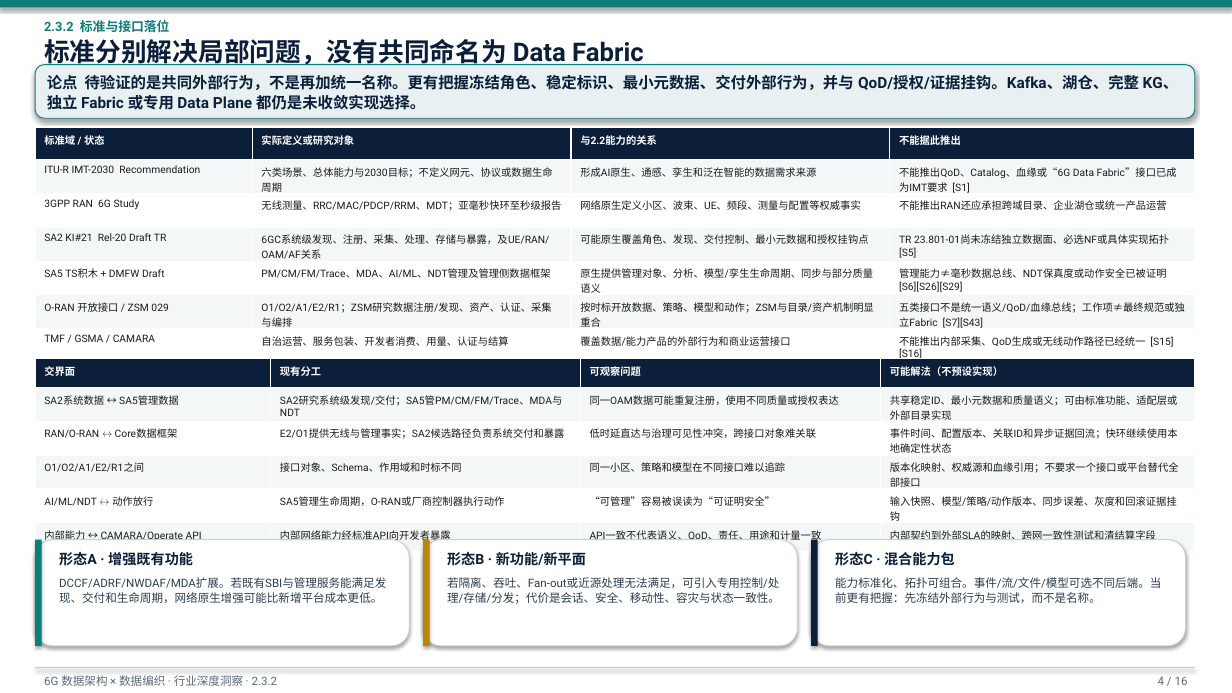
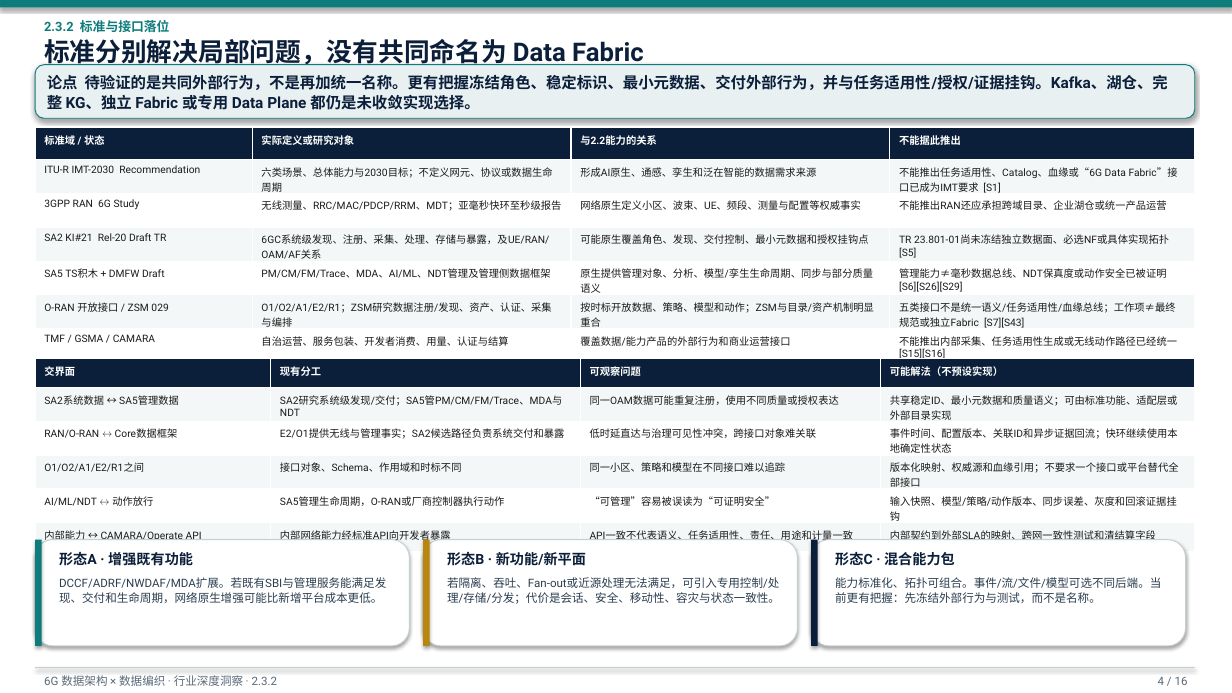
Before and after one commit to newmanxiang/6GDataPlane, a slide deck: slide 4 of reports/6g-data-fabric-sections-234-deck.pptx. Drawn at 1232x693 pixels with LibreOffice and Linux fonts; fonts in the diff are those of the drawing. Boxes give left, top, right and bottom in pixels: in the first picture for what was removed or moved away, otherwise in the second. Text is boxed around its words. In the diff, an @@ line names an element or a change of style, - is before the commit and + after.

```diff
--- a/reports/6g-data-fabric-sections-234-deck.pptx
+++ b/reports/6g-data-fabric-sections-234-deck.pptx
@@ text in rounded rectangle at bbox=[47, 75, 1168, 112]: text changed @@
-论点 待验证的是共同外部行为，不是再加统一名称。更有把握冻结角色、稳定标识、最小元数据、交付外部行为，并与 QoD/授权/证据挂钩。Kafka、湖仓、完整 KG、独立 Fabric 或专用 Data Plane 都仍是未收敛实现选择。
+论点 待验证的是共同外部行为，不是再加统一名称。更有把握冻结角色、稳定标识、最小元数据、交付外部行为，并与任务适用性/授权/证据挂钩。Kafka、湖仓、完整 KG、独立 Fabric 或专用 Data Plane 都仍是未收敛实现选择。
@@ table at bbox=[35, 128, 1195, 365] @@
-row 2, column 4: 不能推出QoD、Catalog、血缘或“6G Data Fabric”接口已成为IMT要求 [S1]
+row 2, column 4: 不能推出任务适用性、Catalog、血缘或“6G Data Fabric”接口已成为IMT要求 [S1]
-row 6, column 4: 五类接口不是统一语义/QoD/血缘总线；工作项≠最终规范或独立Fabric [S7][S43]
+row 6, column 4: 五类接口不是统一语义/任务适用性/血缘总线；工作项≠最终规范或独立Fabric [S7][S43]
-row 7, column 4: 不能推出内部采集、QoD生成或无线动作路径已经统一 [S15][S16]
+row 7, column 4: 不能推出内部采集、任务适用性生成或无线动作路径已经统一 [S15][S16]
@@ table at bbox=[35, 359, 1195, 547] @@
-row 6, column 3: API一致不代表语义、QoD、责任、用途和计量一致
+row 6, column 3: API一致不代表语义、任务适用性、责任、用途和计量一致
```
Also in this commit, not shown: 11 other slides changed, 3 other files.
